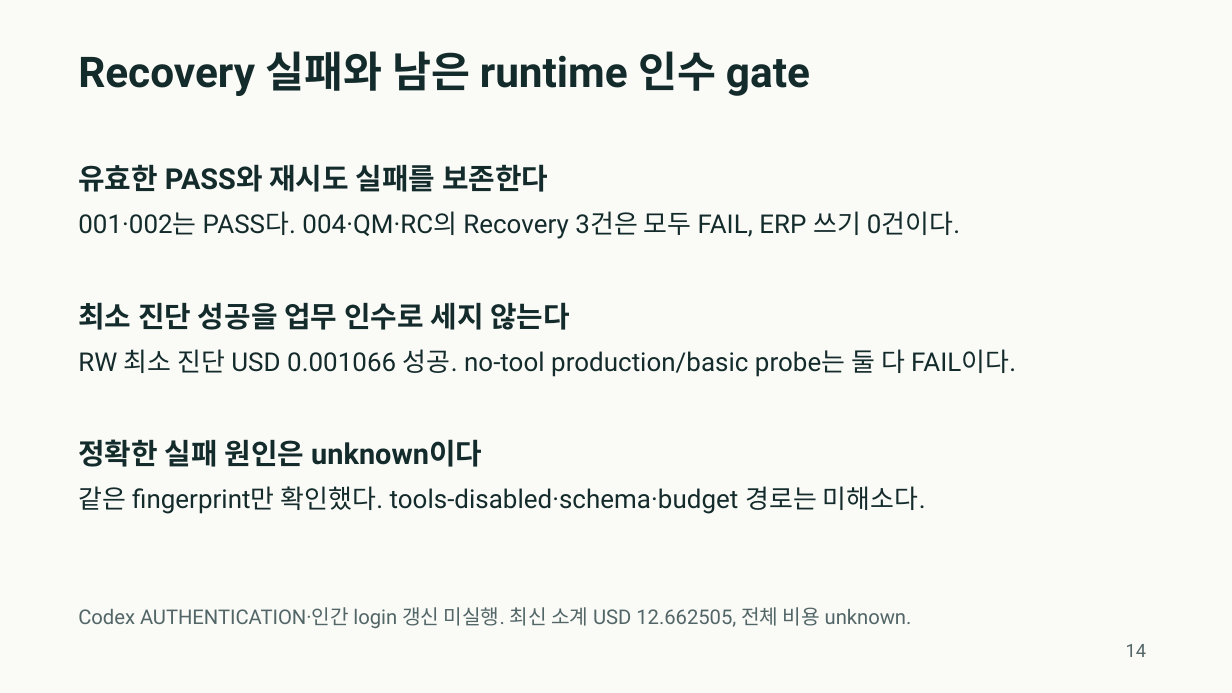
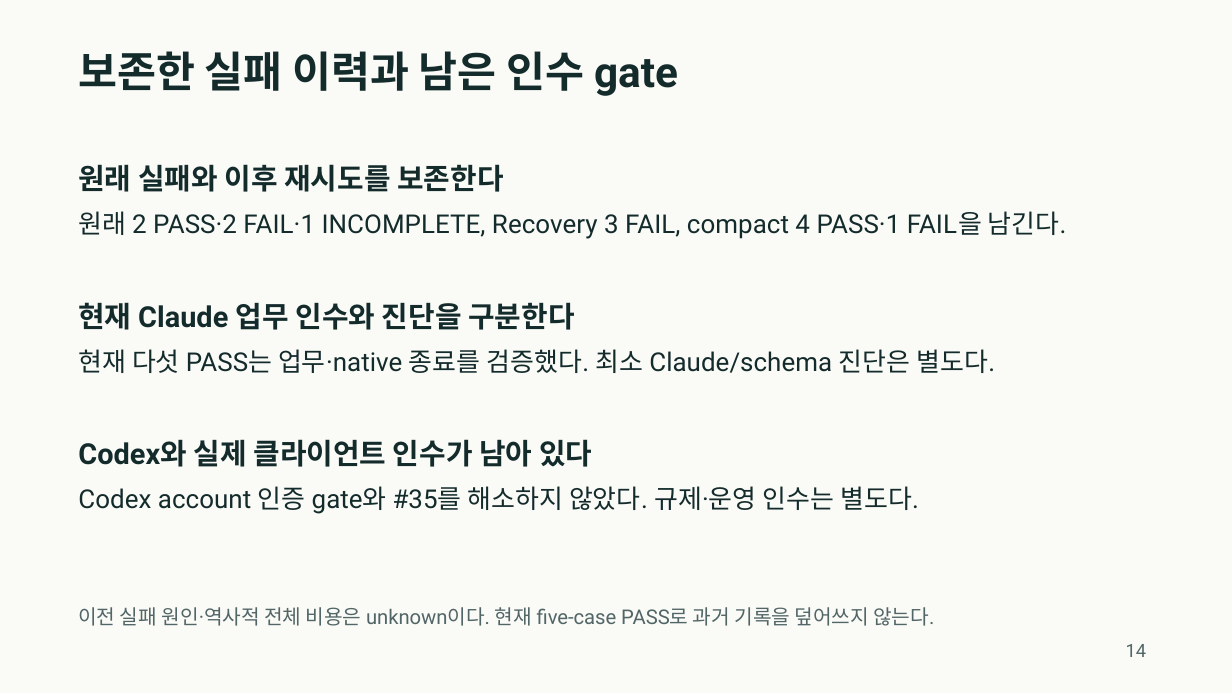
Before and after one commit to se0nghe0n/mulino-coreano-erp, a slide deck: slide 14 of docs/portfolio/mulino-coreano-portfolio-ko.pptx. Drawn at 1232x693 pixels with LibreOffice and Linux fonts; fonts in the diff are those of the drawing. Boxes give left, top, right and bottom in pixels: in the first picture for what was removed or moved away, otherwise in the second. Text is boxed around its words. In the diff, an @@ line names an element or a change of style, - is before the commit and + after.

Commit message:
docs(portfolio): 현재 Claude 다섯 업무 인수 증거 반영

```diff
--- a/docs/portfolio/mulino-coreano-portfolio-ko.pptx
+++ b/docs/portfolio/mulino-coreano-portfolio-ko.pptx
@@ text at bbox=[78, 51, 678, 96]: text changed @@
-Recovery 실패와 남은 runtime 인수 gate
+보존한 실패 이력과 남은 인수 gate
@@ text at bbox=[78, 164, 503, 192]: text changed @@
-유효한 PASS와 재시도 실패를 보존한다
+원래 실패와 이후 재시도를 보존한다
@@ text at bbox=[78, 211, 1067, 239]: text changed @@
-001·002는 PASS다. 004·QM·RC의 Recovery 3건은 모두 FAIL, ERP 쓰기 0건이다.
+원래 2 PASS·2 FAIL·1 INCOMPLETE, Recovery 3 FAIL, compact 4 PASS·1 FAIL을 남긴다.
@@ text at bbox=[78, 302, 574, 330]: text changed @@
-최소 진단 성공을 업무 인수로 세지 않는다
+현재 Claude 업무 인수와 진단을 구분한다
@@ text at bbox=[78, 349, 996, 373]: text changed @@
-RW 최소 진단 USD 0.001066 성공. no-tool production/basic probe는 둘 다 FAIL이다.
+현재 다섯 PASS는 업무·native 종료를 검증했다. 최소 Claude/schema 진단은 별도다.
@@ text at bbox=[78, 439, 592, 467]: text changed @@
-정확한 실패 원인은 unknown이다
+Codex와 실제 클라이언트 인수가 남아 있다
@@ text at bbox=[78, 486, 919, 514]: text changed @@
-같은 fingerprint만 확인했다. tools-disabled·schema·budget 경로는 미해소다.
+Codex account 인증 gate와 #35를 해소하지 않았다. 규제·운영 인수는 별도다.
@@ text at bbox=[78, 607, 934, 626]: text changed @@
-Codex AUTHENTICATION·인간 login 갱신 미실행. 최신 소계 USD 12.662505, 전체 비용 unknown.
+이전 실패 원인·역사적 전체 비용은 unknown이다. 현재 five-case PASS로 과거 기록을 덮어쓰지 않는다.
```
Also in this commit, not shown: 3 other slides changed, 11 other files.
